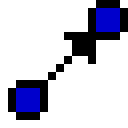
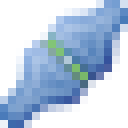
Before/after of a 128 × 128 layered artwork. What changed in the layer stack:
renamed "Ebene 13" to "connect.png", painted on it over [0, 0, 128, 128]
